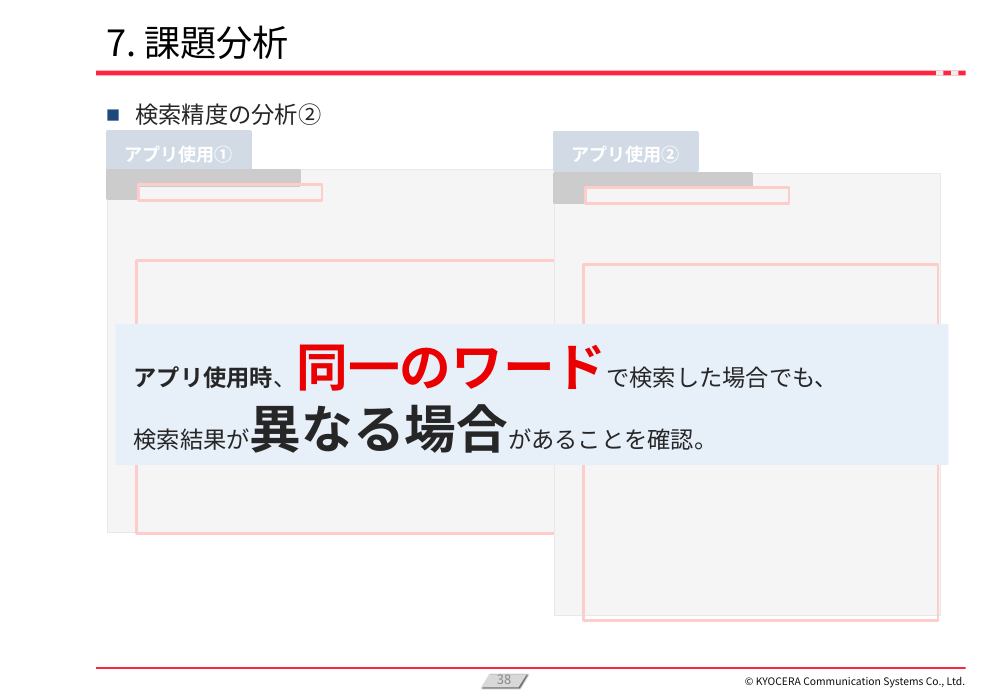
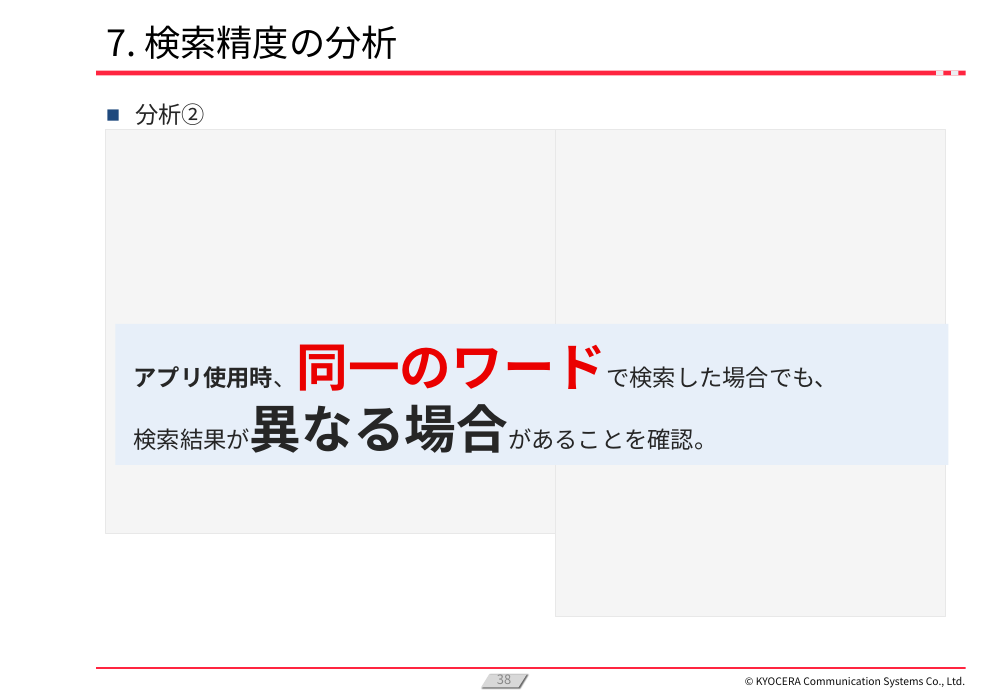
Before and after one commit to KanataOsako/SCSA, a slide deck: slide 38 of src/研究レポート/業務改善【大迫かなた】2024年予選会資料.pptx. Drawn at 1008x698 pixels with LibreOffice and Linux fonts; fonts in the diff are those of the drawing; grey boxes stand for pictures; background and template pictures are left out. Boxes give left, top, right and bottom in pixels: in the first picture for what was removed or moved away, otherwise in the second. Text is boxed around its words. In the diff, an @@ line names an element or a change of style, - is before the commit and + after.

```diff
--- a/src/研究レポート/業務改善【大迫かなた】2024年予選会資料.pptx
+++ b/src/研究レポート/業務改善【大迫かなた】2024年予選会資料.pptx
@@ title at <box>106,25,398,59</box>: text changed @@
-7. 課題分析
+7. 検索精度の分析
@@ text at <box>135,103,205,125</box>: text changed @@
-■ 検索精度の分析②
+■ 分析②
@@ picture: place and size @@
-picture at <box>107,170,557,532</box>
+picture at <box>106,129,560,533</box>
@@ rectangle removed at <box>107,132,250,170</box> @@
-アプリ使用①
@@ rectangle removed at <box>555,132,698,170</box> @@
-アプリ使用②
@@ picture: place and size @@
-picture at <box>555,173,941,615</box>
+picture at <box>556,129,946,617</box>
@@ group removed at <box>555,173,938,620</box>: 4 rectangles @@
@@ group removed at <box>107,170,558,533</box>: 4 rectangles @@
```
Also in this commit, not shown: 29 other slides changed, 3 slides added, 1 slide removed, 1 other file.
